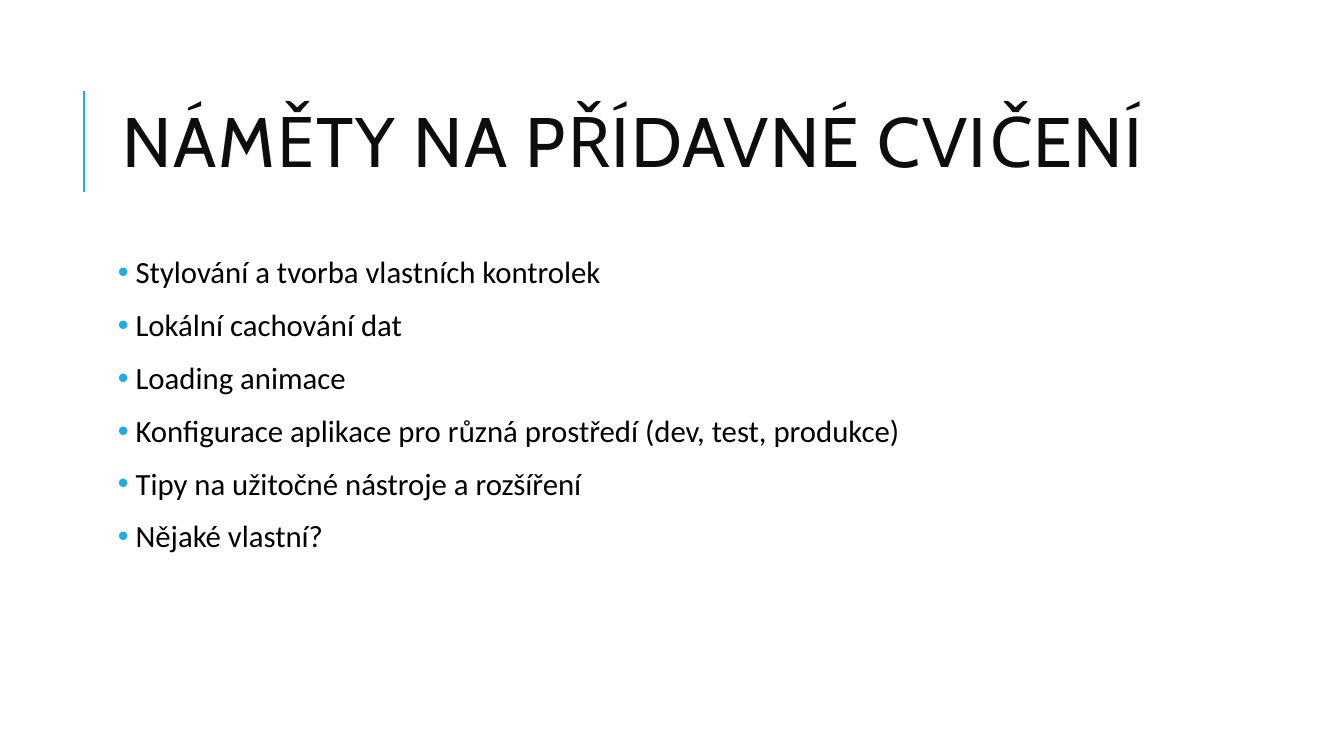
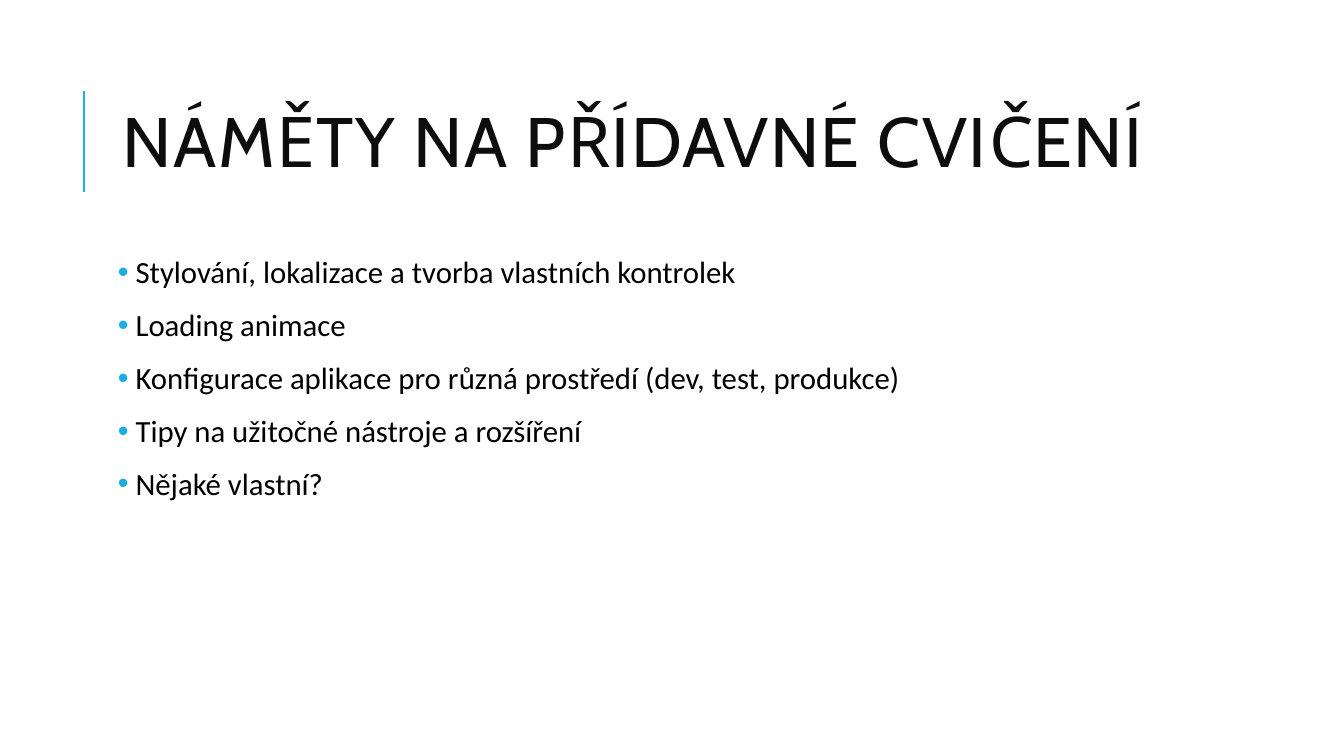
Before and after one commit to jasho/pv239-maui, a slide deck: slide 17 of 05_Storage/PV239-Xamarin-05_Storage.pptx (slide 12 before the commit). Drawn at 1344x756 pixels with LibreOffice and Linux fonts; fonts in the diff are those of the drawing. Boxes give left, top, right and bottom in pixels: in the first picture for what was removed or moved away, otherwise in the second. Text is boxed around its words. In the diff, an @@ line names an element or a change of style, - is before the commit and + after.

Commit message:
Updated presentation for lab 05

```diff
--- a/05_Storage/PV239-Xamarin-05_Storage.pptx
+++ b/05_Storage/PV239-Xamarin-05_Storage.pptx
@@ text at [136,261,735,288]: text changed @@
-• Stylování a tvorba vlastních kontrolek
-• Lokální cachování dat
+• Stylování, lokalizace a tvorba vlastních kontrolek
```
Also in this commit, not shown: 6 other slides changed, 8 slides added, 3 slides removed, 1 other file.
